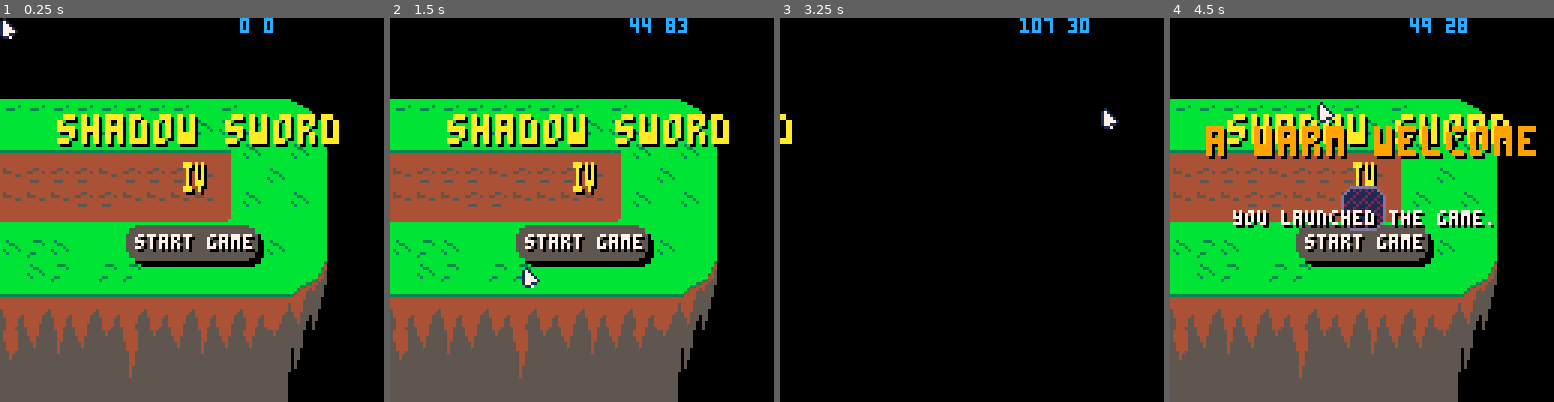
Above: before the commit, frames 1-4 (left to right).
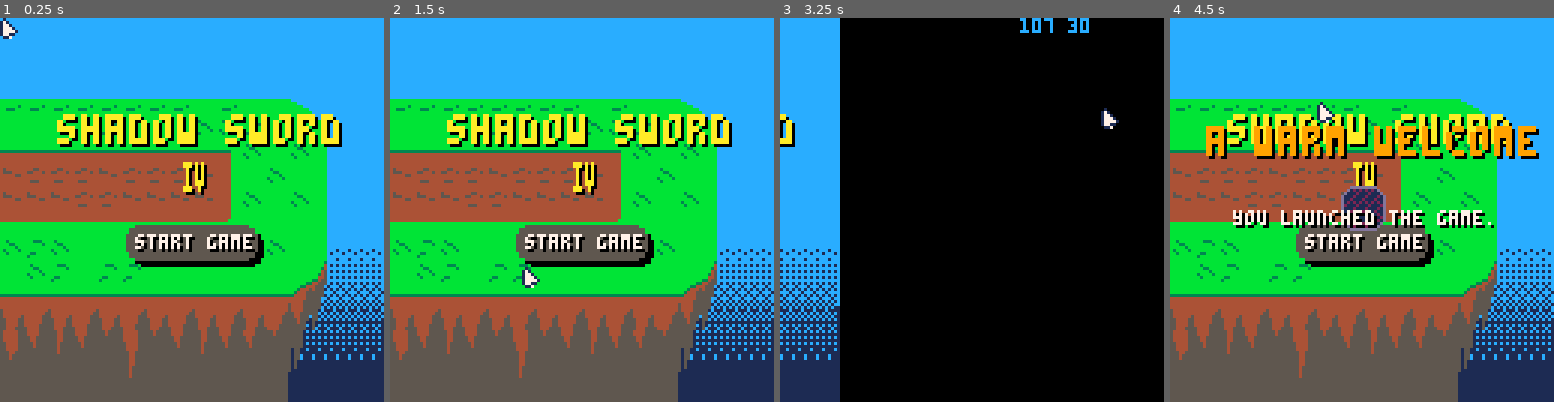
Above: after the commit, the same moments.

Repository: Mastoast/LDJam58
Game: PICO-8 cartridge ldjam58.p8
Same seed, same stepped clock (60 frames per second), same inputs: the game is played once before the commit and once after it.
Inputs (mouse positions are in pixels of both pictures, inside the frame that each line leads up to):
- Up to frame 1 (0.25 s): no input
- Up to frame 2 (1.5 s): tap O (Z key) at 0.33, 0.7, 1.43 s; click (459, 121) at 0.67 s; tap X (X key) at 1.07 s; click (520, 267) at 1.22 s
- Up to frame 3 (3.25 s): click (975, 114) at 1.77 s; hold Left 1.97-2.37 s; tap X (X key) every 0.33 s from 2.07 to 3.07 s; tap O (Z key) at 2.22, 3.1 s; click (1037, 259) at 2.32 s; hold Down 2.42-2.82 s; click (1102, 106) at 2.87 s; hold Right from 2.87 s (still down)
- Up to frame 4 (4.5 s): tap X (X key) every 0.33 s from 3.4 to 4.4 s; click (1254, 256) at 3.42 s; release Right at 3.53 s; hold Up 3.58-4.08 s; click (1315, 102) at 3.97 s; tap O (Z key) at 3.98 s; hold Right from 4.13 s (still down)

The runs differ from the first frame. In frame 1, 34% of the frame differs, in the area x 0-100%, y 0-100%; in frame 2, 34%; in frame 3, 15%; in frame 4, 34%.

Commit message:
Add splash screen gradiant

Diff:
--- a/main.lua
+++ b/main.lua
@@ -144,8 +144,7 @@
         camera(cam.x, cam.y)
     end
 
-    -- draw map
-    map(0, 48, splash_screen.x, splash_screen.y, 16, 16)
+    draw_spash_screen()
 
     -- draw objects
     for o in all(objects) do
--- a/menu.lua
+++ b/menu.lua
@@ -519,3 +519,29 @@
 function konami(self)
     konami("die_hard")
 end
+
+-- specific draws
+
+function draw_spash_screen()
+    local sline = 96
+    local gh = 42
+    rectfill(splash_screen.x, splash_screen.y, splash_screen.x + 128, splash_screen.y + sline, 12)
+    rectfill(splash_screen.x, splash_screen.y + sline, splash_screen.x + 128, splash_screen.y + 128 + sline, 1)
+    draw_gradient(splash_screen.x, splash_screen.y + sline - gh/2, 128, gh, 0x1c)
+    -- draw map
+    map(0, 48, splash_screen.x, splash_screen.y, 16, 16)
+end
+
+function draw_gradient(x, y, w, h, c)
+    local fpat={
+        0b0000100000000000, 0b1000000000100000, 0b0010000010100000, 0b1010000010100000, 0b1010010010100000, 0b1010010010100001,
+        0b1010010110100101,
+        0b0101111001011010, 0b0101111101011011, 0b0101111101011111, 0b0101111111011111, 0b0111111111011111, 0b1111011111111111
+    }
+    for i=1, #fpat do
+        local ly = y + (h * (i-1)) / #fpat
+        fillp(fpat[(i)])
+        rectfill(x,ly,x+w-1,ly+h/#fpat,c)
+    end
+    fillp()
+end
